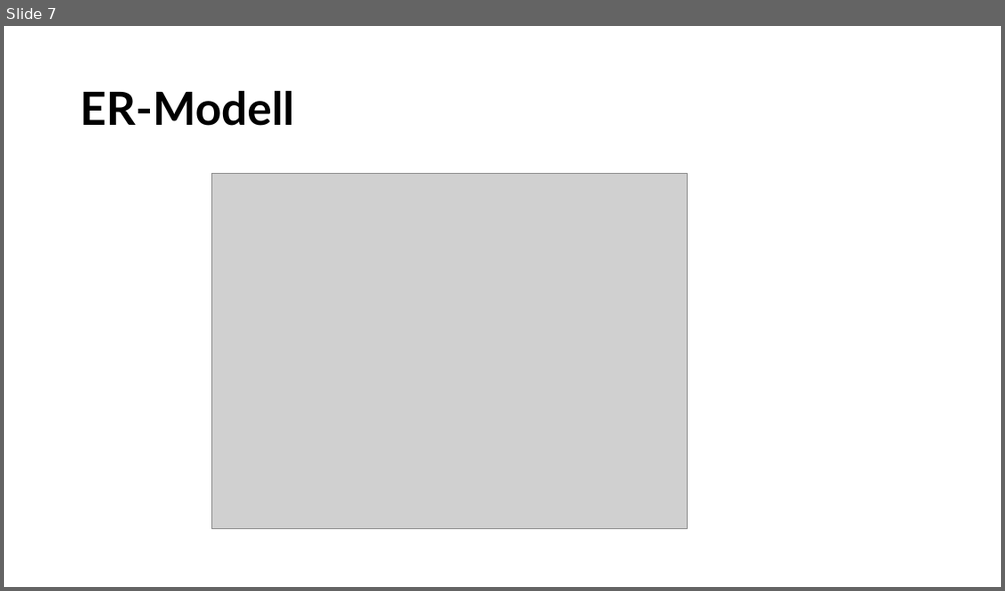
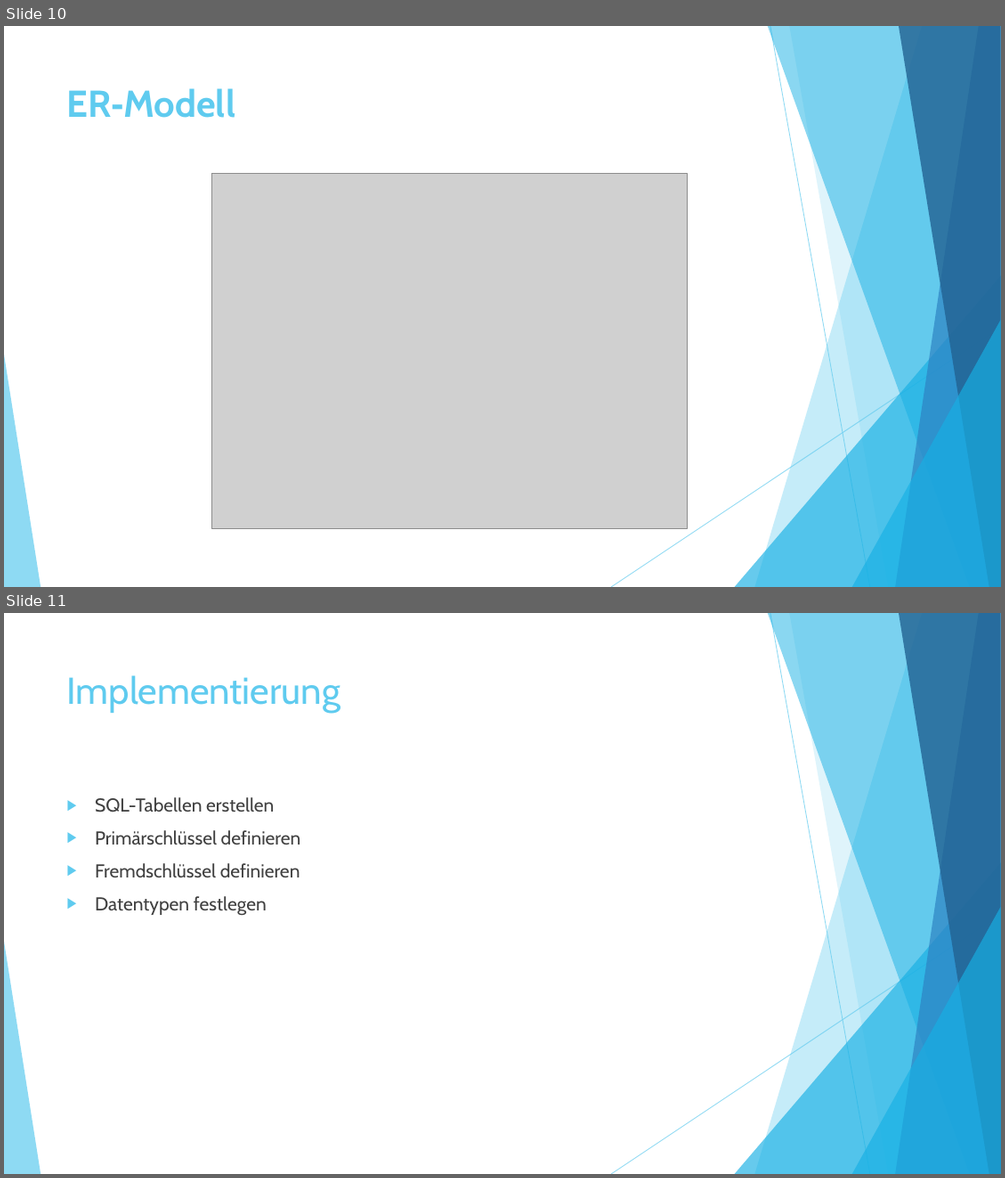
Before and after one commit to MaryGh20/Budgetverwaltungsssystem1, a slide deck: Doc/vorschlag1.pptx. Shown one above the other, each under a label of ours: slide 7 before the commit, slides 10 and 11 after it. The pictures are 1005x591 and 1005x1178 pixels, drawn with LibreOffice and Linux fonts; fonts in the diff are those of the drawing; grey boxes stand for pictures. Boxes give left, top, right and bottom in pixels: in the first picture for what was removed or moved away, otherwise in the second. Text is boxed around its words. In the diff, an @@ line names an element or a change of style, - is before the commit and + after.

```diff
--- a/Doc/vorschlag1.pptx
+++ b/Doc/vorschlag1.pptx
@@ slide 11 added at bbox=[4, 613, 1001, 1174], background #FFFFFF; not listed: 10 template elements that a slide beside it also shows @@
@@ title added at bbox=[67, 675, 341, 713], 36 pt, text #5FCBEF @@
+Implementierung
@@ text added at bbox=[95, 797, 301, 915], 18 pt, text #404040 @@
+▶ SQL-Tabellen erstellen
+▶ Primärschlüssel definieren
+▶ Fremdschlüssel definieren
+▶ Datentypen festlegen
@@ what was slide 7 is now slide 10 @@
@@ slide 10 changed as well @@
@@ title "ER‑Modell": place and size @@
-title "ER‑Modell" at bbox=[80, 91, 294, 126]
+title "ER‑Modell" at bbox=[67, 88, 235, 118]
@@ title "ER‑Modell" at bbox=[67, 88, 235, 118]: size 44 to 36 pt, font Lato to Cabin, text colour #000000 to #5FCBEF; line spacing 0.9 to 1; vertical alignment middle to top @@
@@ group added at bbox=[4, 26, 1001, 587]: 5 freeform shapes, 3 triangles, 2 lines @@
```
Also in this commit, not shown: 6 other slides changed, 7 other slides added, 2 slides removed.
